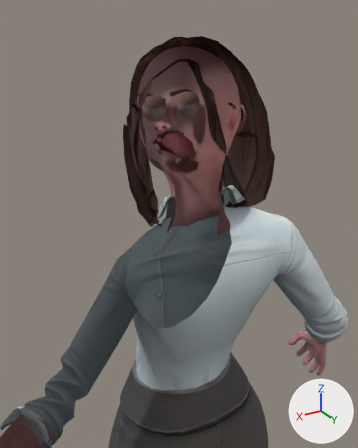
A saved change to the glTF model public/models/66db0f2bcb21e99019447727.glb.
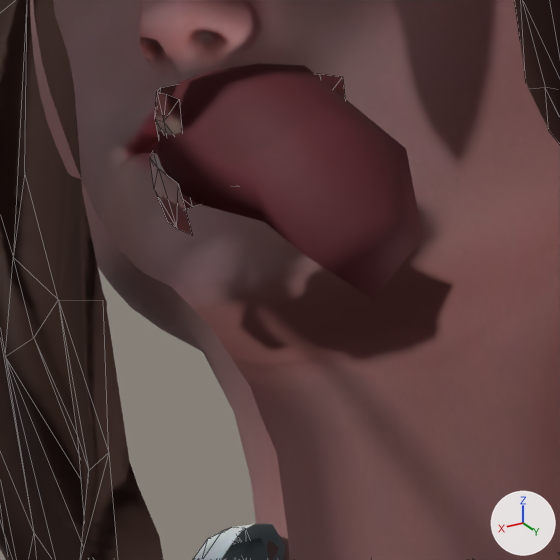
Old and new are each drawn from a 50 mm camera at (0.427, 0.632, 1.781) aimed at (0.015, -0.054, 1.438) and again close up on the part from 38% to 60% of the width and 27% to 45% of the height. Arrows for +X, +Y and +Z are at lower right; the lights stay in place. The close-ups show mesh edges as thin lines. Everything nearer to the camera than a plane just in front of the edit is cut away. Vertices at the same position are counted once.

The first close-up shows 'Wolf3D_Hair', 'Wolf3D_Head', 'Wolf3D_Outfit_Top', 'Wolf3D_Teeth'.
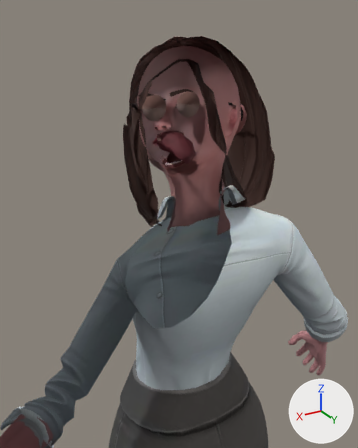
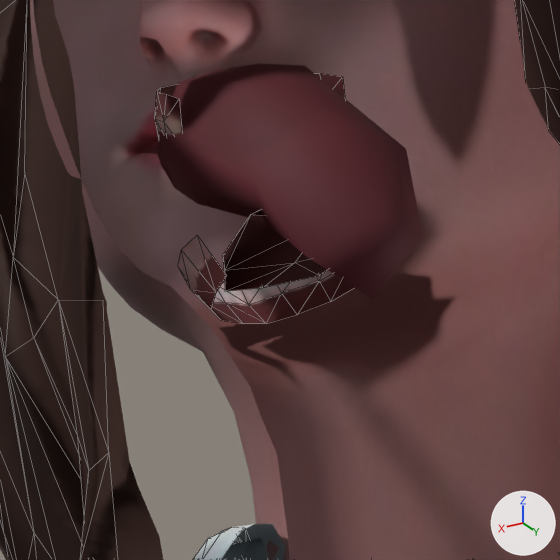
The newer file adds a shape key; the second version is drawn at full value of the shape key 'jawOpen' of 'Wolf3D_Teeth', and the change is written as the vertex moves it makes.

Changed parts and their boxes [x1, y1, x2, y2] in the close-ups (560 x 560 px; the box of a moved part takes in the faces that stretch with it):
'Wolf3D_Teeth', reshaped (55% taller): before [150, 74, 345, 236]; after [155, 73, 355, 324]
part 1 of me_wolf3d_teeth, moved or reshaped: before [150, 154, 200, 236]; after [178, 210, 355, 324]

The edits, one by one:
me_wolf3d_teeth is used by ob_wolf3d_teeth; location (0.0, 0.0, 0.0).
me_wolf3d_teeth had 77 vertices, 100 faces and spanned x -0.0269..0.0269, y -0.1347..-0.0704, z 1.5518..1.5857.
me_wolf3d_teeth now has 77 vertices, 100 faces and spans x -0.0269..0.0269, y -0.1347..-0.07, z 1.5258..1.5857.
me_wolf3d_teeth part 1: 46 of 77 vertices moved; they spanned x -0.0269..0.0269, y -0.1328..-0.0704, z 1.5518..1.5734 and now span x -0.0269..0.0269, y -0.1147..-0.07, z 1.5258..1.5718; mean shift (0.0, 0.0156, -0.0203); largest move (0.0, -0.1317, 1.5597) -> (0.0, -0.1096, 1.5285).
